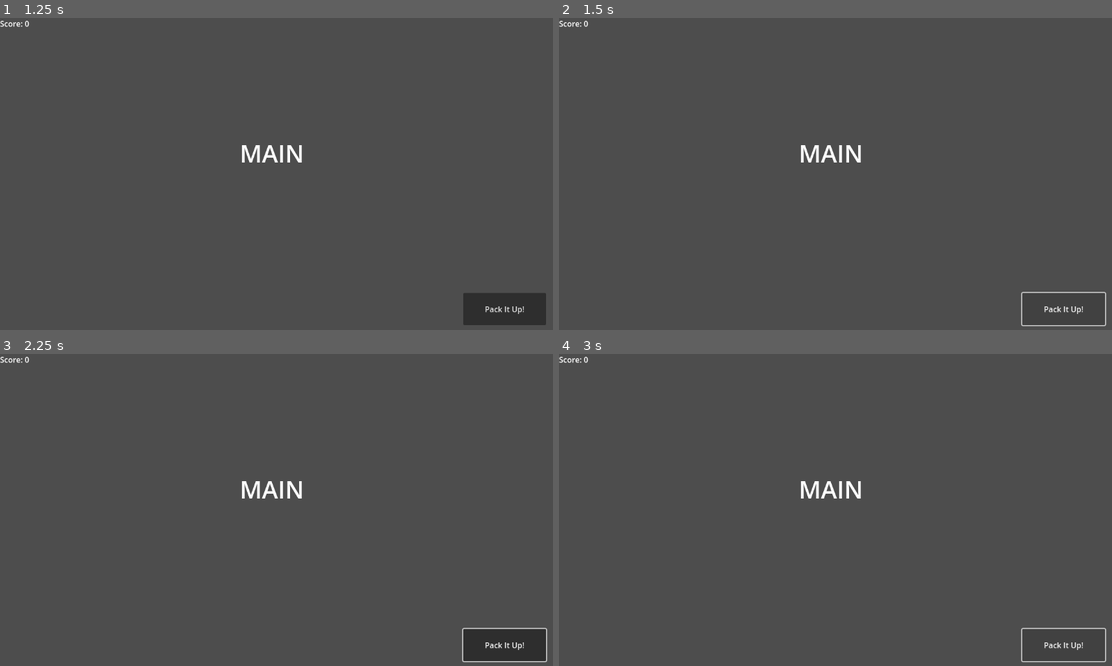
Above: before the commit, frames 1-4 (two rows, left to right).
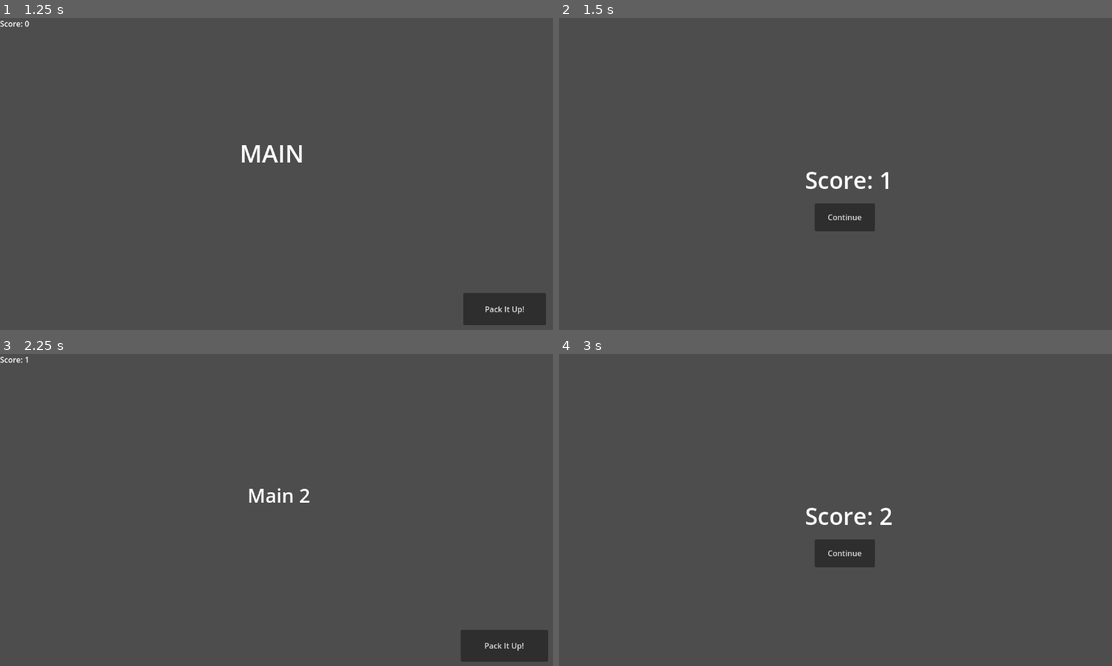
Above: after the commit, the same moments.

Repository: Schipwreck/GMTK-GameJam-2024
Game: Godot game, scene res://Scenes/title_screen.tscn
The game is run twice, just before and just after one commit, with the same random seed, the same clock (stepped at 60 frames per second) and the same inputs.
Inputs (mouse positions are in pixels of both pictures, inside the frame that each line leads up to):
- Up to frame 1 (1.25 s): click "Start Game" at 0.5 s
- Up to frame 2 (1.5 s): click "Pack It Up!" at 1.25 s
- Up to frame 3 (2.25 s): click (287, 553) at 2 s, where only the run after the commit has a clickable "Continue"
- Up to frame 4 (3 s): click "Pack It Up!" at 2.75 s

Frame 1 is identical in both runs. In frame 2, 1.9% of the frame differs, in the area x 0-99%, y 0-99%; in frame 3, 0.8%; in frame 4, 1.9%.

Commit message:
removed deltas

Diff:
--- a/Scripts/main_scene.gd
+++ b/Scripts/main_scene.gd
@@ -5,7 +5,7 @@
 	# display overall score
 	$Score.text = "Score: %d" % Global.overallScore
 
-func _on_packitup_button_pressed(_delta):
+func _on_packitup_button_pressed():
 	# debug message
 	print("Level " + str(Global.levelCount) + " passed!")
 
--- a/Scripts/main_scene_2.gd
+++ b/Scripts/main_scene_2.gd
@@ -5,7 +5,7 @@
 	# display overall score
 	$Score.text = "Score: %d" % Global.overallScore
 
-func _on_packitup_button_pressed(_delta):
+func _on_packitup_button_pressed():
 	# debug message
 	print("Level " + str(Global.levelCount) + " passed!")
 
--- a/Scripts/main_scene_3.gd
+++ b/Scripts/main_scene_3.gd
@@ -5,7 +5,7 @@
 	# display overall score
 	$Score.text = "Score: %d" % Global.overallScore
 
-func _on_packitup_button_pressed(_delta):
+func _on_packitup_button_pressed():
 	# debug msg
 	print("Level " + str(Global.levelCount) + " passed!")
 
--- a/Scripts/score_page.gd
+++ b/Scripts/score_page.gd
@@ -5,7 +5,7 @@
 	$Score.text = "Score: %d" % Global.overallScore
 
 # continue button logic
-func _on_continue_pressed(_delta):
+func _on_continue_pressed():
 	# empty string
 	var string = ""
 
